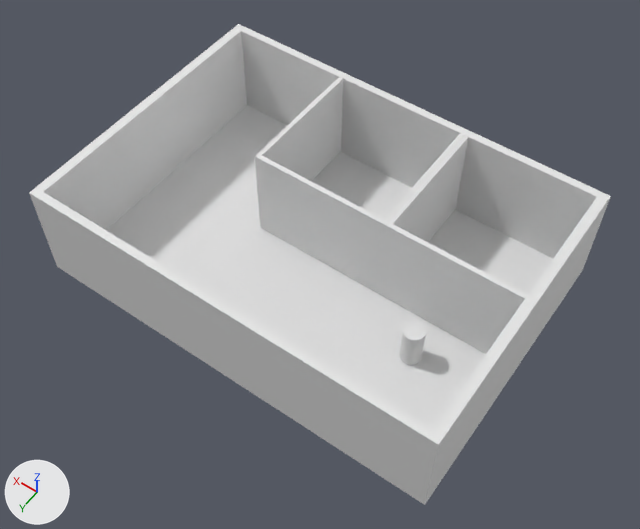
The Blender file .blender_models/house.blend as it was, and as the next commit left it.
Before and after are seen from a 50 mm camera at (-30.9, 43.2, 63.3) aimed at (-1.4, 1.8, -1.8). Arrows for +X, +Y and +Z are at lower left; the lights stay in place. The first picture is the older version.

The scene before the commit, as lines of its bpy script (objects in view):
```python
me_cube_001 = bpy.data.meshes.new('Cube.001')
me_cube_001.from_pydata(...)  # 17 vertices, 12 faces; spans x -1.0..1.0, y -1.0..1.0, z -1.0..1.0
me_cube_002 = bpy.data.meshes.new('Cube.002')
me_cube_002.from_pydata(...)  # 17 vertices, 12 faces; spans x -1.0..1.0, y -1.0..1.0, z -1.0..1.0
me_cylinder = bpy.data.meshes.new('Cylinder')
me_cylinder.from_pydata(...)  # a 32-sided cylinder along z spanning x -1.0..1.0, y -1.0..1.0, z -1.0..1.0
ob_cube_001 = bpy.data.objects.new('Cube.001', me_cube_001)
ob_cube_001.location = (-13.75, -7.56, 0.28)
ob_cube_001.scale = (7.13, 7.15, 5.0)
ob_cube_002 = bpy.data.objects.new('Cube.002', me_cube_002)
ob_cube_002.location = (0.47, -7.56, 0.28)
ob_cube_002.scale = (7.13, 7.15, 5.0)
ob_cylinder = bpy.data.objects.new('Cylinder', me_cylinder)
ob_cylinder.location = (-12.69, 3.65, -2.77)
ob_cylinder.scale = (1.0, 1.0, 2.0)
# also in view: 'Cube' at (0.0, 0.0, 0.0)
```
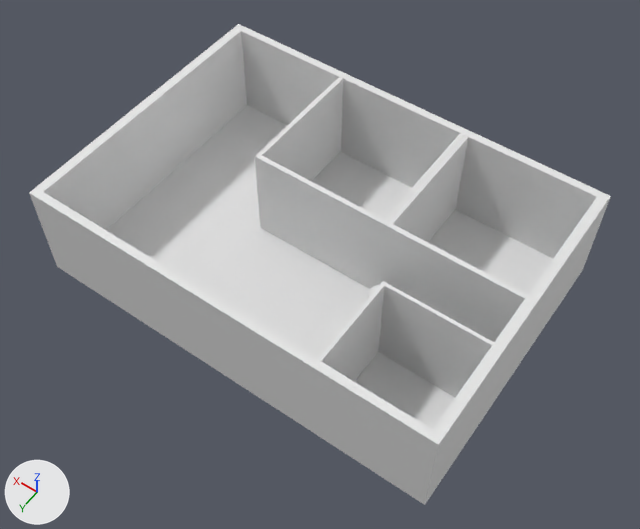
Commit message: Added bathroom

Where the change shows, as pixel boxes (x1, y1, x2, y2) in the pictures (640 x 529 px):
'Cube.003', added
    after: (318, 281, 494, 397)
'Cylinder', moved (mostly hidden afterwards)
    before: (400, 321, 426, 365)
    after: (368, 285, 379, 298)

Diff of the bpy script that builds the scene:
```diff
--- a/.blender_models/house.blend.py
+++ b/.blender_models/house.blend.py
@@ ob_cylinder @@
 ob_cylinder = bpy.data.objects.new('Cylinder', me_cylinder)
-ob_cylinder.location = (-12.69, 3.65, -2.77)
+ob_cylinder.location = (-8.08, 2.13, -2.77)
 ob_cylinder.scale = (1.0, 1.0, 2.0)
@@ ob_cube_003 @@
+ob_cube_003 = bpy.data.objects.new('Cube.003', me_cube_002.copy())  # the mesh of ob_cube_002
+ob_cube_003.location = (-15.07, 9.53, 0.28)
+ob_cube_003.scale = (5.32, 4.8, 5.0)
```
